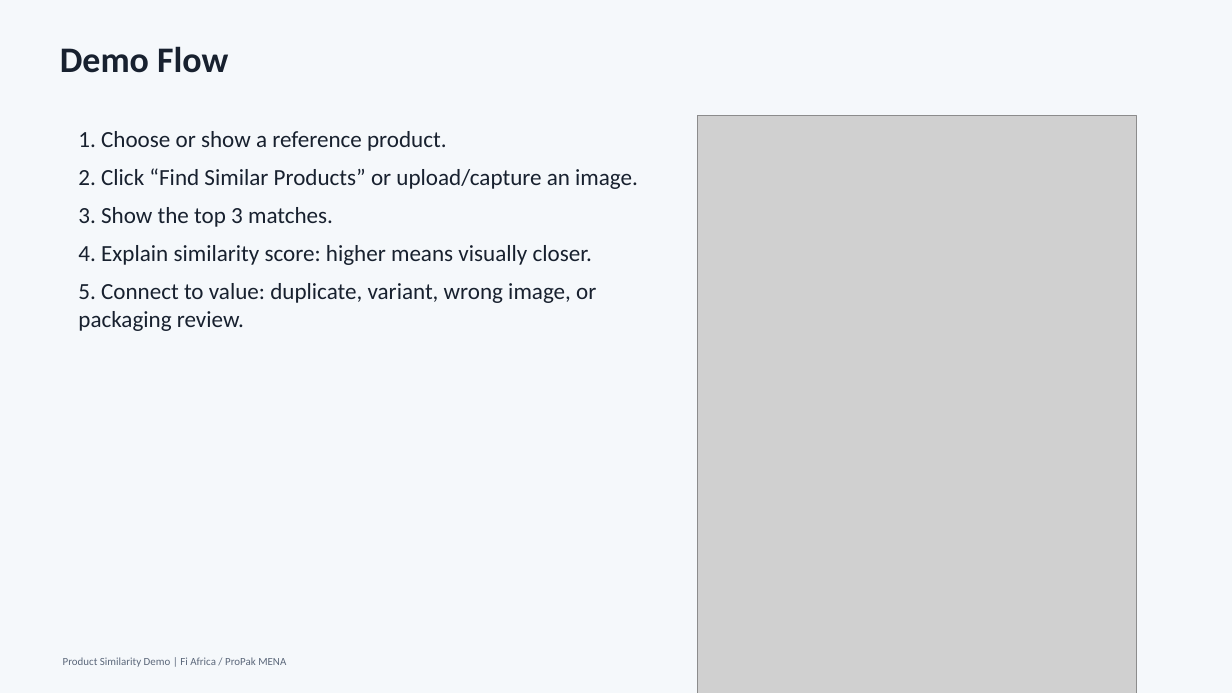
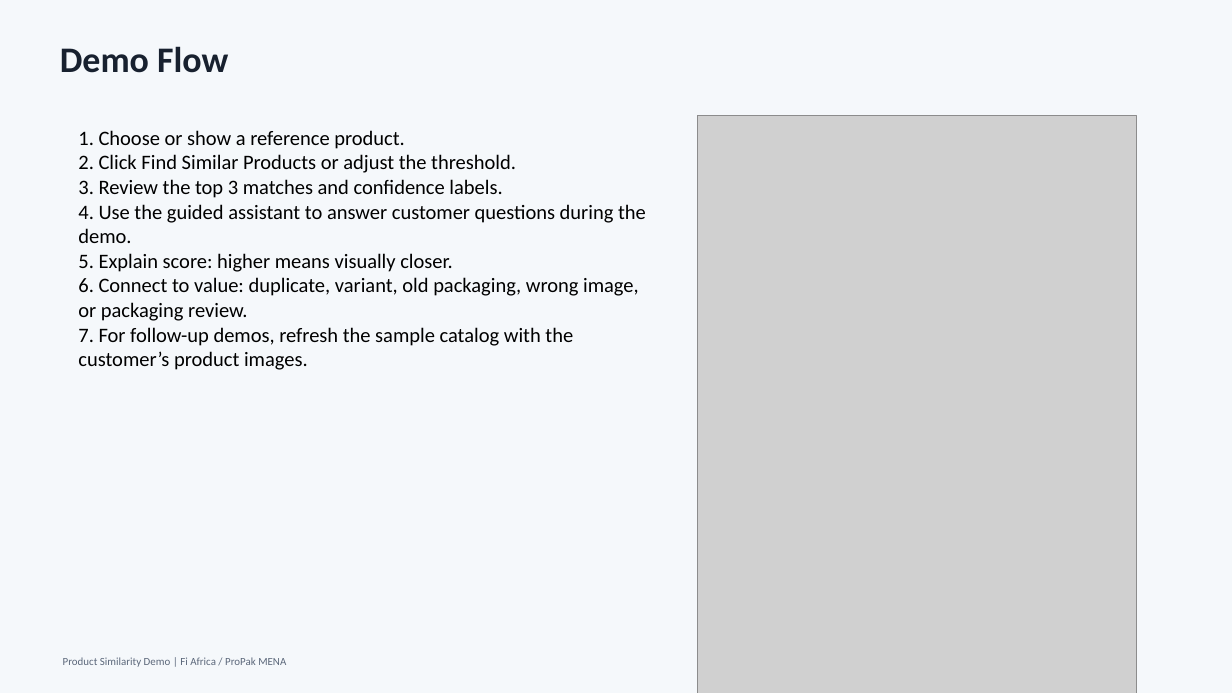
Before and after one commit to zoma00/Fi-Africa-demos, a slide deck: slide 5 of presentations/product_similarity_conversation_deck.pptx (slide 8 before the commit). Drawn at 1232x693 pixels with LibreOffice and Linux fonts; fonts in the diff are those of the drawing; grey boxes stand for pictures. Boxes give left, top, right and bottom in pixels: in the first picture for what was removed or moved away, otherwise in the second. Text is boxed around its words. In the diff, an @@ line names an element or a change of style, - is before the commit and + after.

Commit message:
Edit the build_demo to includ local assistance chat, edit static demo index builded by build demo for the chat, reorganized the presentation pages, and make a giude for customers

```diff
--- a/presentations/product_similarity_conversation_deck.pptx
+++ b/presentations/product_similarity_conversation_deck.pptx
@@ text at bbox=[78, 130, 404, 149]: size 18 to 16 pt, text colour #18212F to #000000 in "1. Choose or show a reference product."; less space between paragraphs @@
@@ text at bbox=[78, 154, 646, 370]: text changed; size 18 to 16 pt; text colour #18212F to #000000 @@
-2. Click “Find Similar Products” or upload/capture an image.
-3. Show the top 3 matches.
-4. Explain similarity score: higher means visually closer.
-5. Connect to value: duplicate, variant, wrong image, or packaging review.
+2. Click Find Similar Products or adjust the threshold.
+3. Review the top 3 matches and confidence labels.
+4. Use the guided assistant to answer customer questions during the demo.
+5. Explain score: higher means visually closer.
+6. Connect to value: duplicate, variant, old packaging, wrong image, or packaging review.
+7. For follow-up demos, refresh the sample catalog with the customer’s product images.
```
Also in this commit, not shown: 4 other slides changed, 1 slide added, 1 slide removed, 3 other files.
